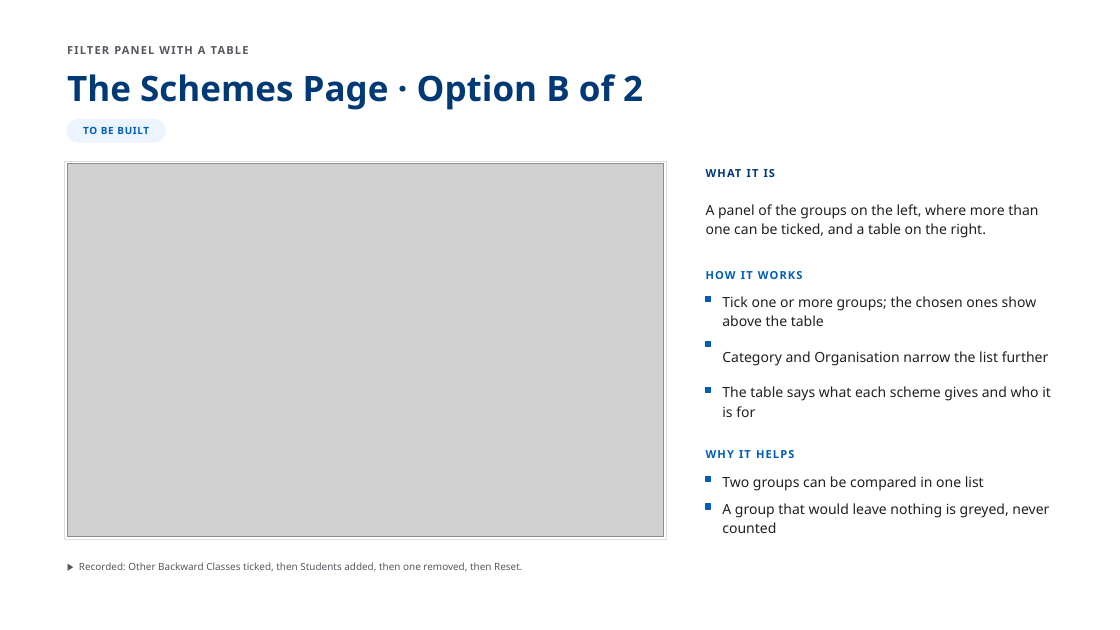
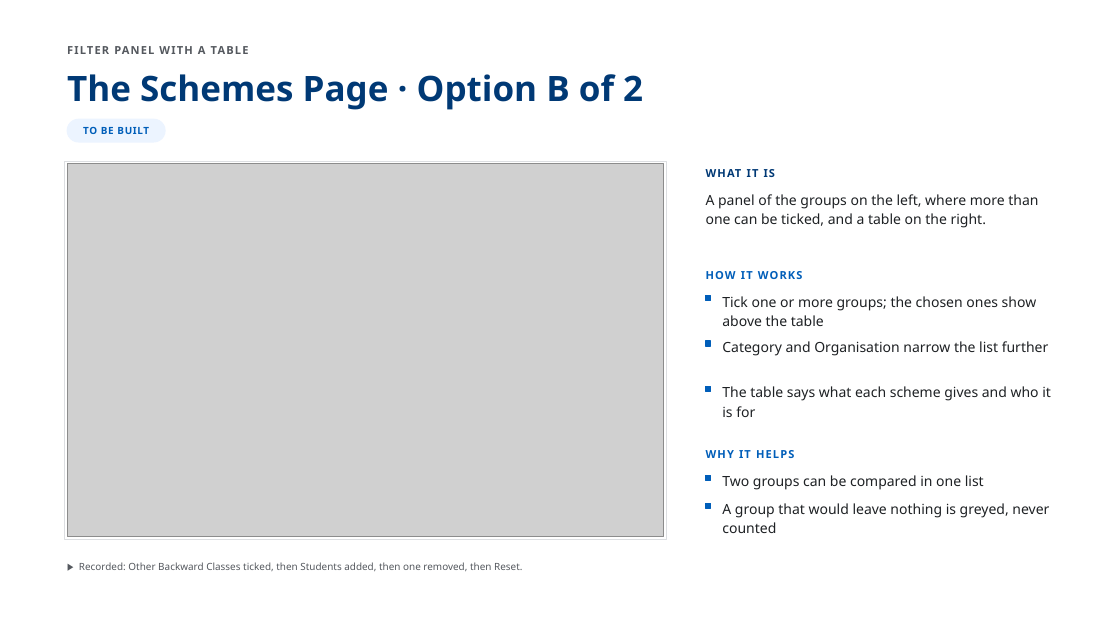
Before and after one commit to AkashShivanand/mosje, a slide deck: slide 9 of docs/plans/MoSJE-Service-Discovery-Options.pptx. Drawn at 1120x630 pixels with LibreOffice and Linux fonts; fonts in the diff are those of the drawing; grey boxes stand for pictures. Boxes give left, top, right and bottom in pixels: in the first picture for what was removed or moved away, otherwise in the second. Text is boxed around its words. In the diff, an @@ line names an element or a change of style, - is before the commit and + after.

Commit message:
feat(service-discovery): sharper recordings, aligned bullets, no underline on link buttons
- Walks are recorded at 2x pixel density and encoded at the page's own
  1440 width, so text in the deck's videos is crisp.
- Link-style buttons (the portal band in One Tap) no longer carry the
  browser's underline.
- Bullet text on the option slides is top-aligned, so the square sits on
  the first line whatever the line count.
- Copy: 'three schemes', not 'the first three'; Schemes A's reason no
  longer claims no scrolling when the row scrolls sideways.

```diff
--- a/docs/plans/MoSJE-Service-Discovery-Options.pptx
+++ b/docs/plans/MoSJE-Service-Discovery-Options.pptx
@@ text "A panel of the groups ..." at <box>706,194,1038,228</box>: vertical alignment middle to top @@
@@ text "Category and Organisation narrow the ..." at <box>722,341,1049,356</box>: vertical alignment middle to top @@
```
Also in this commit, not shown: 5 other slides changed, 14 other files.
